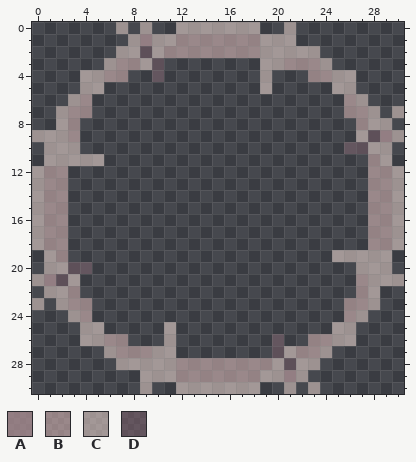
Two versions of one pixel-art file, Sprite/2024_05_26.aseprite. Above, as it was before the edit.
31x31 pixels, 1 frame.
Visible layers, top first: "Layer 3" opacity 50%, "Layer 2" opacity 50%, "Layer 1" opacity 50%.
Palette (. is transparent): A #ac9095c0  B #edc7c580  C #ffe7e080  D #82647080
Pixels before, first column x 0:
 0 .......C.C..CCCCCCC..C.........
 1 ........CACCBBBBBBBCCC.........
 2 .......CCDCBBBBBBBBCCCCC.......
 3 ......CBBCD........CCBBBC......
 4 ....CCBB..D........C...BBCC....
 5 ....CC.............C.....CC....
 6 ...CB.....................BC...
 7 ..CBB.....................BBC.C
 8 ..CB.......................BCC.
 9 CCCB.......................CDAC
10 .CCC......................DDCC.
11 .CCCCC......................BC.
12 CBB.........................BBC
13 CBB.........................BBC
14 CBB.........................BBC
15 CBB.........................BBC
16 CBB.........................BBC
17 CBB.........................BBC
18 CBB.........................BBC
19 .CB......................CCCCC.
20 .CCDD......................CCC.
21 CADC.......................BCCC
22 .CCB.......................BC..
23 C.CBB.....................BBC..
24 ...CB.....................BC...
25 ....CC.....C.............CC....
26 ....CCBB...C........D..BBCC....
27 ......CBBBCC........DCBBC......
28 .......CCCCCBBBBBBBBCDCC.......
29 .........CCCBBBBBBBCCAC........
30 .........C..CCCCCCC..C.C.......
Now the later version:
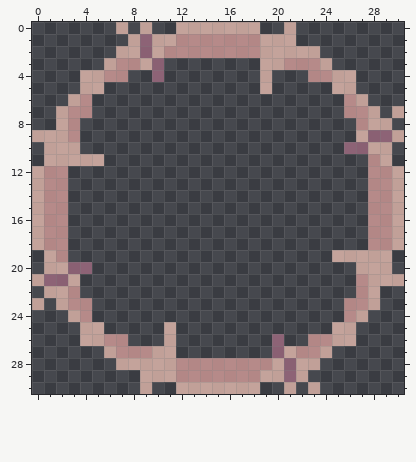
Changes in this commit:
layer "Layer 1" opacity 50% -> 75%
layer "Layer 2" removed
layer "Layer 3" removed
colour B: #edc7c580 -> #db9f9cc0
colour C: #ffe7e080 -> #edc1b4c0
colour D: #82647080 -> #a46c83c0
Changed rows in their new state; - is a pixel that keeps its letter.
Layer "Layer 1":
first column x 9:
 1 D
first column x 29:
 9 D
first column x 1:
21 D
first column x 21:
29 D
Pixel boxes of the changes (left, top, right, bottom) in both pictures:
changed: (32, 22, 404, 394)
